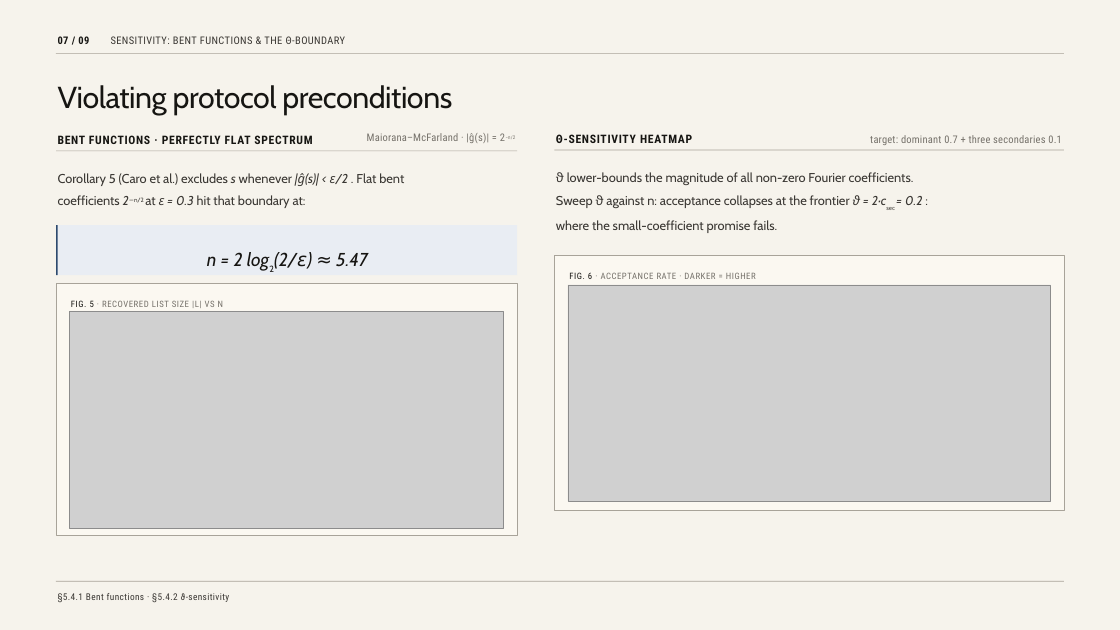
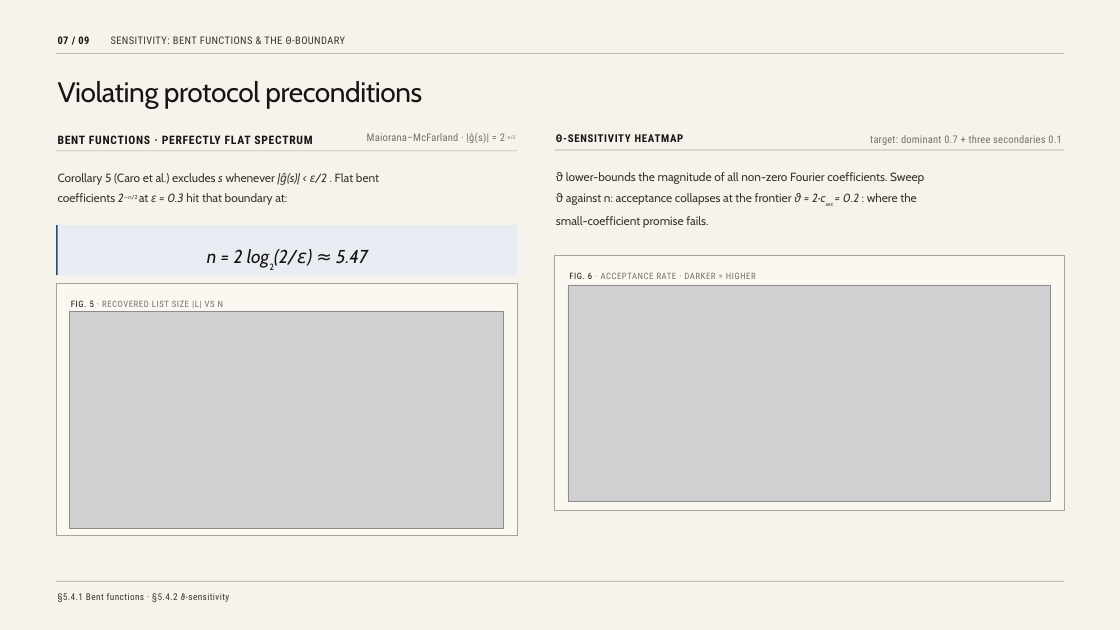
Before and after one commit to a1exxd0/cs310-code, a slide deck: slide 7 of viva.pptx. Drawn at 1120x630 pixels with LibreOffice and Linux fonts; fonts in the diff are those of the drawing; grey boxes stand for pictures. Boxes give left, top, right and bottom in pixels: in the first picture for what was removed or moved away, otherwise in the second. Text is boxed around its words. In the diff, an @@ line names an element or a change of style, - is before the commit and + after.

```diff
--- a/viva.pptx
+++ b/viva.pptx
@@ text "Violating protocol preconditions" at (58,81,422,109): size 39 to 36.1 pt; line spacing 1.12 to 1.02 @@
@@ text "Θ-SENSITIVITY HEATMAP" at (556,134,684,142): size 15 to 13.9 pt @@
@@ text "Corollary 5 (Caro et al.) ..." at (58,173,379,205): size 16.5 to 15.3 pt; size 13.8 to 12.7 pt in "2−n/2" @@
@@ text "ϑ lower-bounds the magnitude of ..." at (556,172,924,228): size 16.5 to 15.3 pt; size 13.8 to 12.7 pt in "2·csec" @@
@@ text "n = 2 log2(2/ε) ≈ ..." at (207,249,368,266): line spacing 1.4 to 1.3 @@
```
Also in this commit, not shown: 8 other slides changed, 9 other files.
